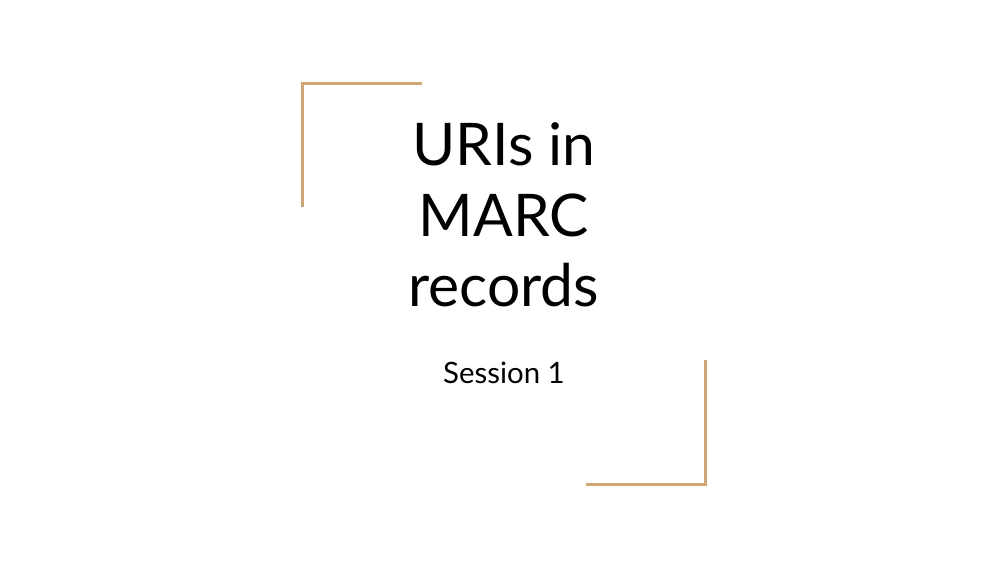
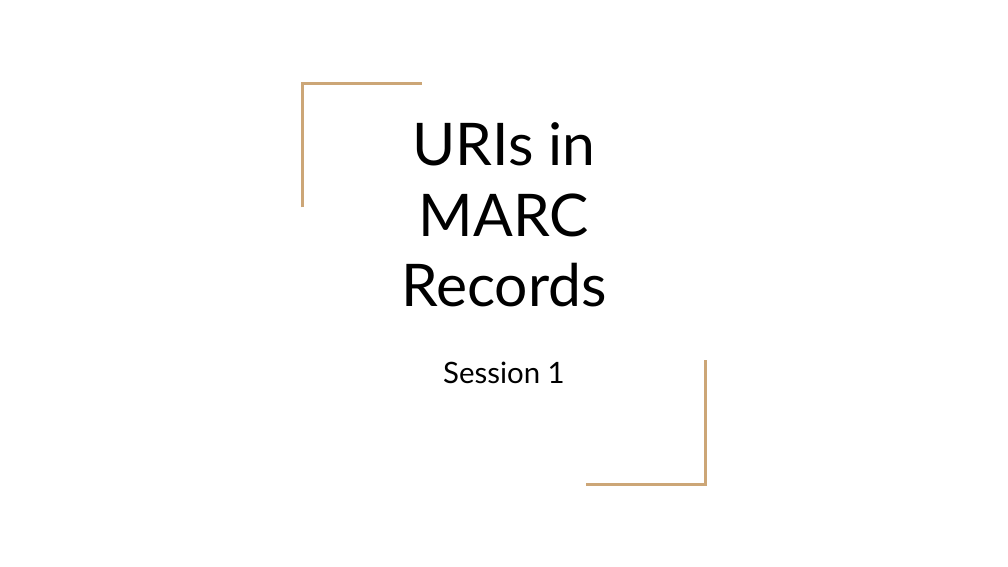
Before and after one commit to eightBitter/erl2018-linked-data-workshop, a slide deck: slide 1 of uris-marc/slides.pptx. Drawn at 1008x567 pixels with LibreOffice and Linux fonts; fonts in the diff are those of the drawing. Boxes give left, top, right and bottom in pixels: in the first picture for what was removed or moved away, otherwise in the second. Text is boxed around its words. In the diff, an @@ line names an element or a change of style, - is before the commit and + after.

```diff
--- a/uris-marc/slides.pptx
+++ b/uris-marc/slides.pptx
@@ title at bbox=[401, 122, 607, 307]: text changed @@
-URIs in MARC records
+URIs in MARC Records
```
Also in this commit, not shown: 1 other slide changed, 1 other file.
